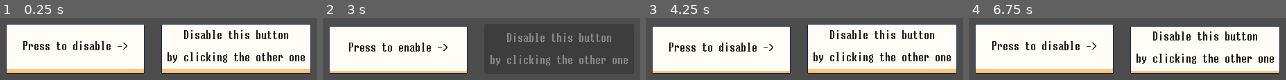
Above: before the commit, frames 1-4 (left to right).
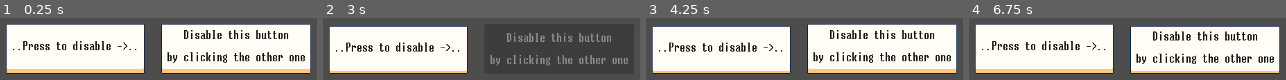
Above: after the commit, the same moments.

Repository: justin-calleja/godot-misc
Game: Godot game, scene res://scenes/btn_disable_another/main.tscn
Two runs of this game, one before a commit and one after it. Both use one fixed random seed, a clock stepped at 60 frames per second and the inputs below.
Inputs:
- Up to frame 1 (0.25 s): no input
- Up to frame 2 (3 s): click "Press to disable ->" (after the commit: "..Press to disable ->..") at 0.5 s; click "Press to enable ->" (after the commit: "..Press to disable ->..") at 1.25 s; click "Disable this button by clicki…" at 2 s; click "Press to disable ->" (after the commit: "..Press to disable ->..") at 2.75 s
- Up to frame 3 (4.25 s): click "Press to enable ->" (after the commit: "..Press to disable ->..") at 3.5 s
- Up to frame 4 (6.75 s): click "Disable this button by clicki…" at 4.25 s; click "Press to disable ->" (after the commit: "..Press to disable ->..") at 5 s; click "Press to enable ->" (after the commit: "..Press to disable ->..") at 5.75 s; click "Disable this button by clicki…" at 6.5 s

The runs differ from the first frame. In frame 1, less than 0.1% of the frame differs, in the area x 4-44%, y 50-52%; in frame 2, 2.4%, in the area x 4-44%, y 38-55%; in frame 3, less than 0.1%; in frame 4, less than 0.1%.

Commit message:
save

Diff:
--- a/scenes/btn_disable_another/main.tscn
+++ b/scenes/btn_disable_another/main.tscn
@@ -1,7 +1,8 @@
-[gd_scene load_steps=3 format=3 uid="uid://qf7kjmn0qffk"]
+[gd_scene load_steps=4 format=3 uid="uid://qf7kjmn0qffk"]
 
 [ext_resource type="PackedScene" uid="uid://tlartynj2n3e" path="res://scenes/btn/button_large.tscn" id="1_0f8q8"]
-[ext_resource type="Script" path="res://scripts/base_button/tmp.gd" id="3_exsf6"]
+[ext_resource type="Script" path="res://scripts/base_button/on_parent_pressed.gd" id="2_eh23m"]
+[ext_resource type="Script" path="res://scripts/base_button/toggle_disable_target_btn.gd" id="3_morwl"]
 
 [node name="Tmp1" type="Control"]
 layout_mode = 3
@@ -27,11 +28,12 @@
 layout_mode = 2
 text = "..Press to disable ->.."
 
-[node name="DisableTargetOnPressed" type="Node" parent="MC/HBox/Btn" node_paths=PackedStringArray("_target")]
-script = ExtResource("3_exsf6")
-text_when_target_is_enabled = "Press to disable ->"
-text_when_target_is_disabled = "Press to enable ->"
-_target = NodePath("../../TargetBtn")
+[node name="OnParentPressed" type="Node" parent="MC/HBox/Btn"]
+script = ExtResource("2_eh23m")
+
+[node name="ToggleDisableTargetBtn" type="Node" parent="MC/HBox/Btn/OnParentPressed" node_paths=PackedStringArray("target_btn")]
+script = ExtResource("3_morwl")
+target_btn = NodePath("../../../TargetBtn")
 
 [node name="TargetBtn" parent="MC/HBox" instance=ExtResource("1_0f8q8")]
 layout_mode = 2
--- /dev/null
+++ b/scripts/base_button/has_parent_btn.gd
@@ -0,0 +1,11 @@
+class_name HasParentBtn
+extends Node
+
+var parent_btn: BaseButton:
+	get:
+		return parent_btn
+	set(btn):
+		parent_btn = btn
+
+func _ready():
+	parent_btn = get_parent()
--- /dev/null
+++ b/scripts/base_button/has_target_btn.gd
@@ -0,0 +1,8 @@
+class_name HasTargetBtn
+extends Node
+
+@export var target_btn: BaseButton:
+	get:
+		return target_btn
+	set(btn):
+		target_btn = btn
--- /dev/null
+++ b/scripts/base_button/on_parent_pressed.gd
@@ -0,0 +1,14 @@
+class_name OnParentPressed
+extends Node
+
+var parent_btn: BaseButton:
+	get:
+		return parent_btn
+	set(btn):
+		parent_btn = btn
+
+func _ready():
+	parent_btn = get_parent()
+	for child in get_children():
+		if child.has_method("on_pressed"):
+			parent_btn.connect("pressed", child.on_pressed)
--- /dev/null
+++ b/scripts/base_button/parent_and_target/parent_and_target.gd
@@ -0,0 +1,17 @@
+class_name ParentAndTarget
+extends Node
+
+@export var target_btn: BaseButton:
+	get:
+		return target_btn
+	set(btn):
+		target_btn = btn
+
+var parent_btn: BaseButton:
+	get:
+		return parent_btn
+	set(btn):
+		parent_btn = btn
+
+func _ready():
+	parent_btn = get_parent()
--- /dev/null
+++ b/scripts/base_button/toggle_disable_target_btn.gd
@@ -0,0 +1,37 @@
+@tool
+extends Node
+
+@export var target_btn: BaseButton:
+	get:
+		return target_btn
+	set(btn):
+		target_btn = btn
+		update_configuration_warnings()
+
+
+func _ready():
+	if Engine.is_editor_hint():
+		return
+	assert(is_instance_valid(target_btn), "target_btn is not valid. Have you assigned a BaseButton to it?")
+
+func on_pressed() -> void:
+	if target_btn.disabled: enable(target_btn)
+	else: disable(target_btn)
+
+
+func disable(btn: BaseButton) -> void:
+	btn.set_disabled(true)
+
+
+func enable(btn: BaseButton) -> void:
+	btn.set_disabled(false)
+
+
+func _get_configuration_warnings():
+	var warnings = []
+
+	if not is_instance_valid(target_btn):
+		warnings.append("Please assign a ButtonBase to `target_btn`.")
+
+	# Returning an empty array means "no warning".
+	return warnings
